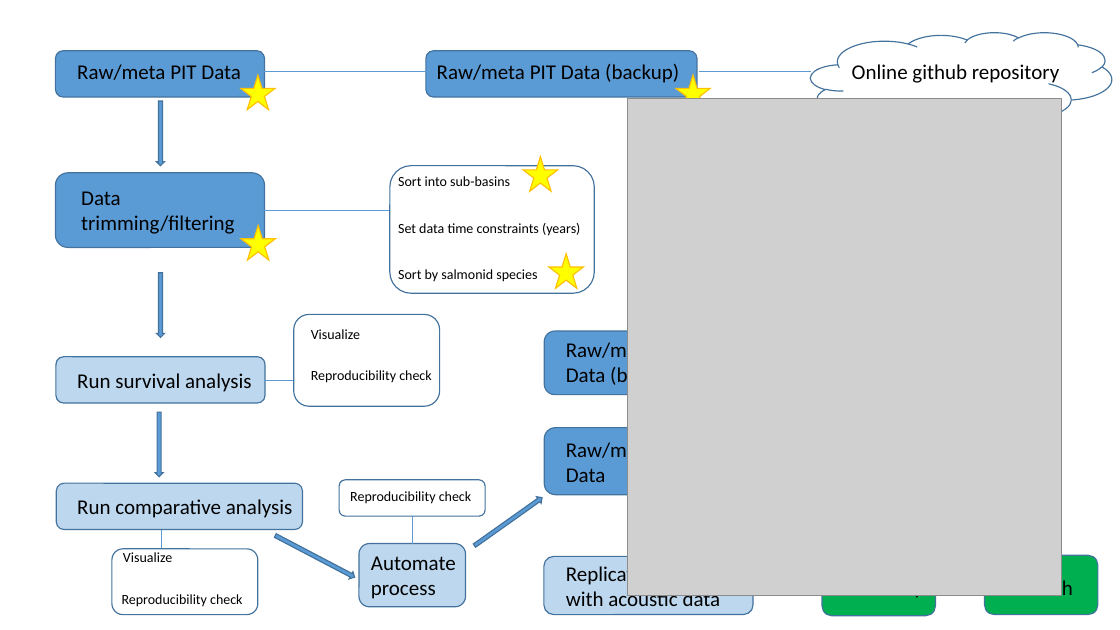
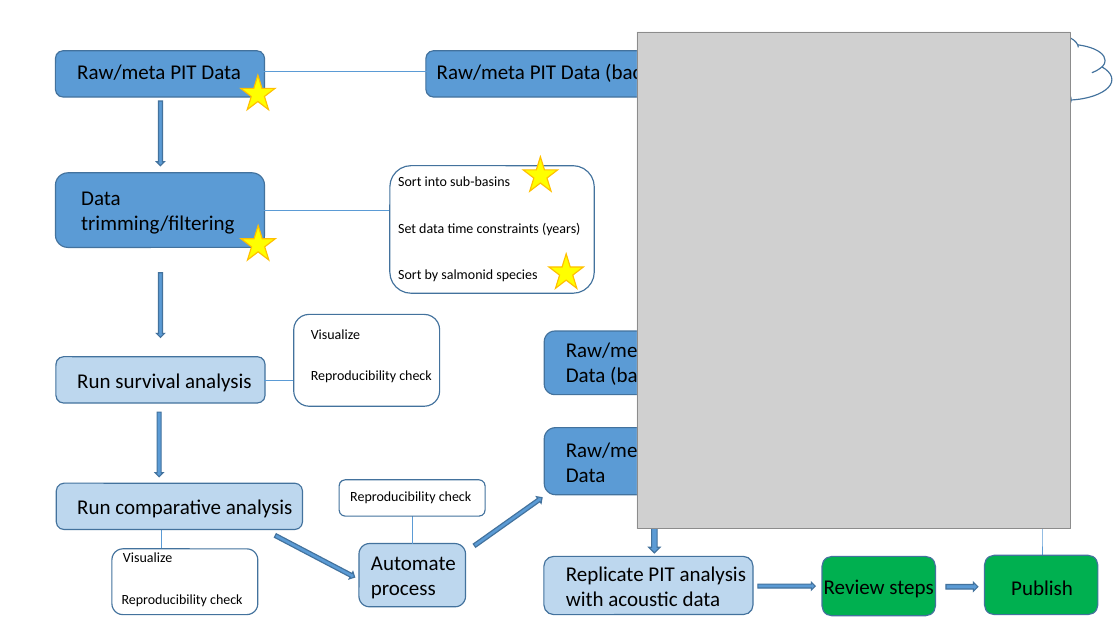
Before and after one commit to breshears-logan/John-Day-Steelhead-Overshoot, a slide deck: slide 4 of Progress_Report.pptx. Drawn at 1120x630 pixels with LibreOffice and Linux fonts; fonts in the diff are those of the drawing; grey boxes stand for pictures. Boxes give left, top, right and bottom in pixels: in the first picture for what was removed or moved away, otherwise in the second. Text is boxed around its words. In the diff, an @@ line names an element or a change of style, - is before the commit and + after.

Commit message:
Powerpoint presentation for final report. Modified Progress Report.

```diff
--- a/Progress_Report.pptx
+++ b/Progress_Report.pptx
@@ picture: place and size @@
-picture at [628, 98, 1062, 596]
+picture at [637, 32, 1070, 529]
@@ star removed at [676, 76, 711, 110] @@
@@ line removed from (699, 71) to (812, 71) @@
@@ text removed at [852, 64, 1059, 86] @@
-Online github repository
@@ line added from (1044, 118) to (1043, 571), #5B9BD5 0.5 pt @@
@@ down arrow added at [649, 502, 660, 553], fill #5B9BD5, outline #43739E 1 pt @@
@@ right arrow added at [758, 582, 815, 590], fill #5B9BD5, outline #43739E 1 pt @@
@@ right arrow added at [946, 582, 978, 592], fill #5B9BD5, outline #43739E 1 pt @@
```
Also in this commit, not shown: 2 other files.
